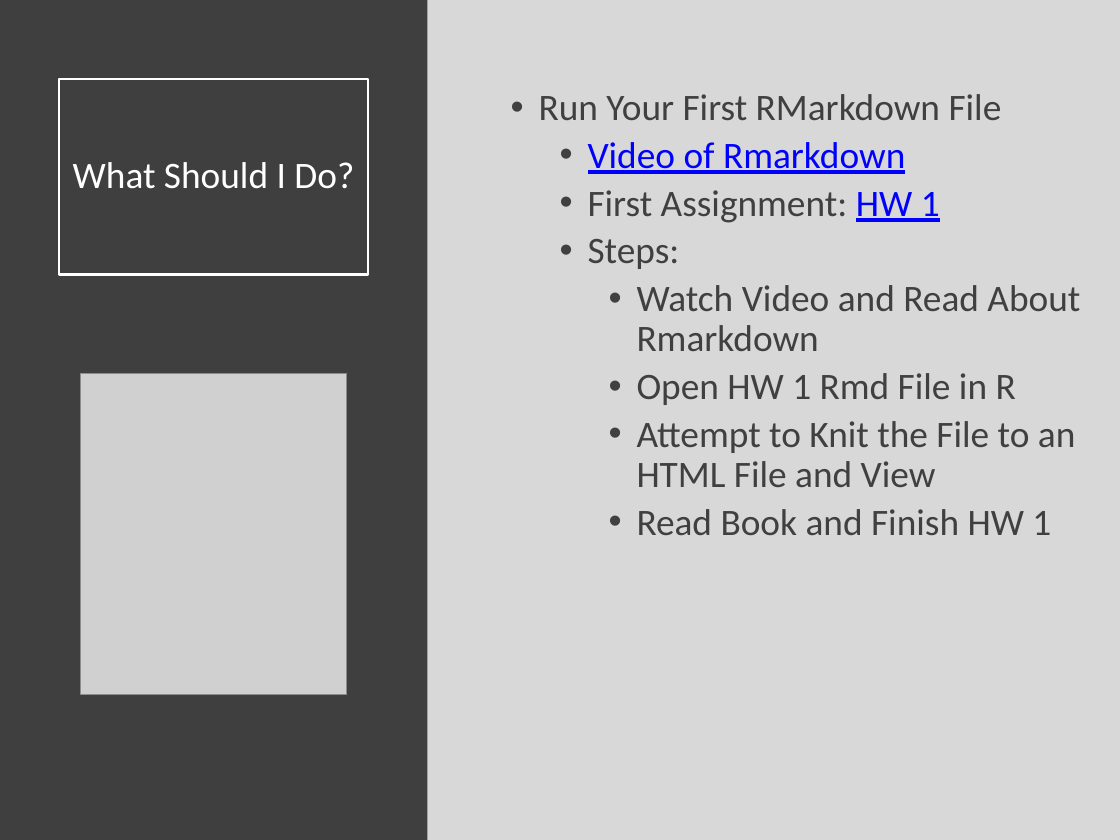
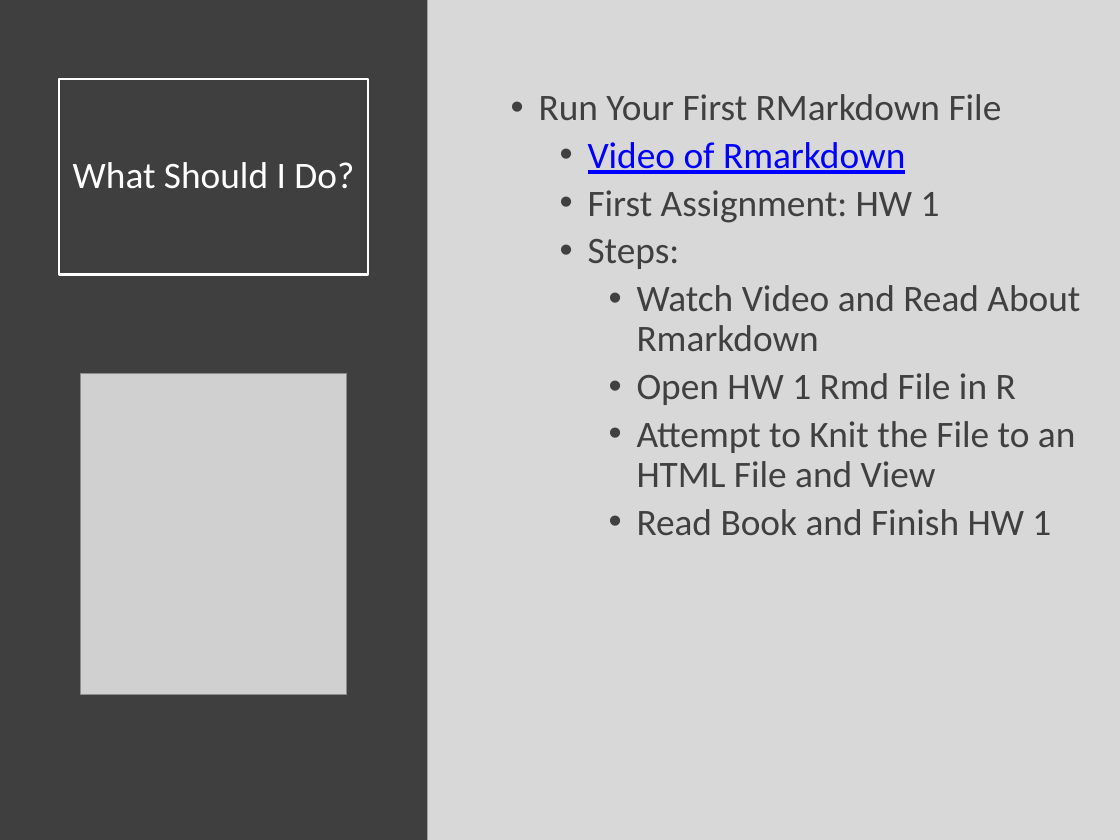
Before and after one commit to SuperMarioGiacomazzo/STOR320_WEBSITE, a slide deck: slide 9 of Lecture/Introduction/Intro_Lecture.pptx. Drawn at 1120x840 pixels with LibreOffice and Linux fonts; fonts in the diff are those of the drawing; grey boxes stand for pictures. Boxes give left, top, right and bottom in pixels: in the first picture for what was removed or moved away, otherwise in the second. Text is boxed around its words. In the diff, an @@ line names an element or a change of style, - is before the commit and + after.

```diff
--- a/Lecture/Introduction/Intro_Lecture.pptx
+++ b/Lecture/Introduction/Intro_Lecture.pptx
@@ text at <box>588,190,940,223</box>: text colour #0000FF to #404040, underline off in "HW 1" @@
```
Also in this commit, not shown: 1 other file.
